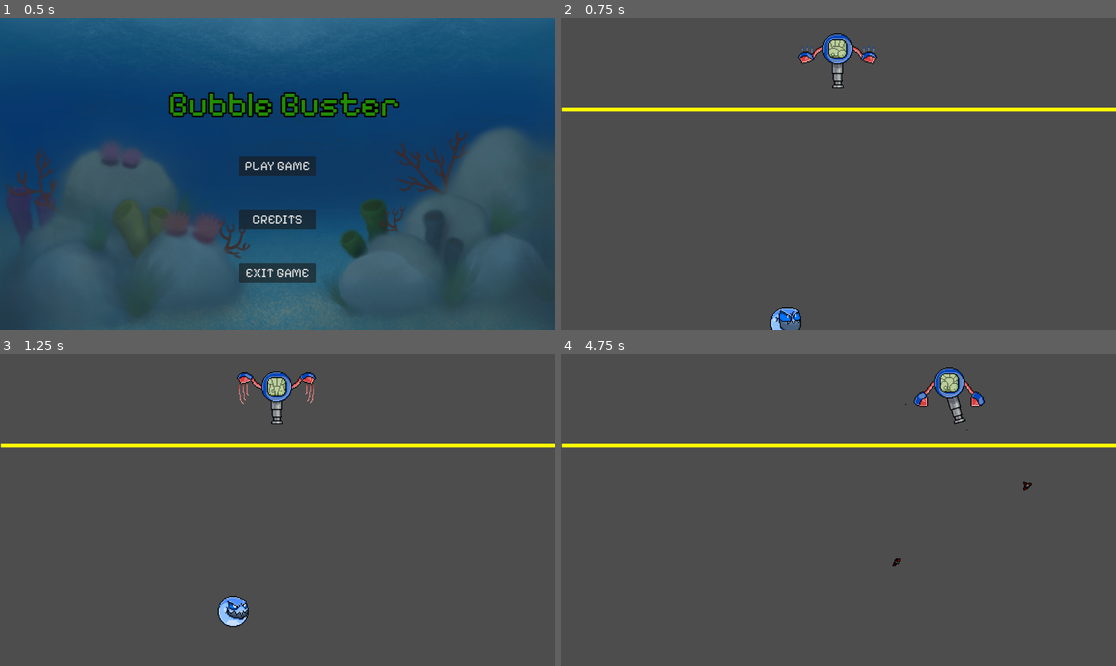
Above: before the commit, frames 1-4 (two rows, left to right).
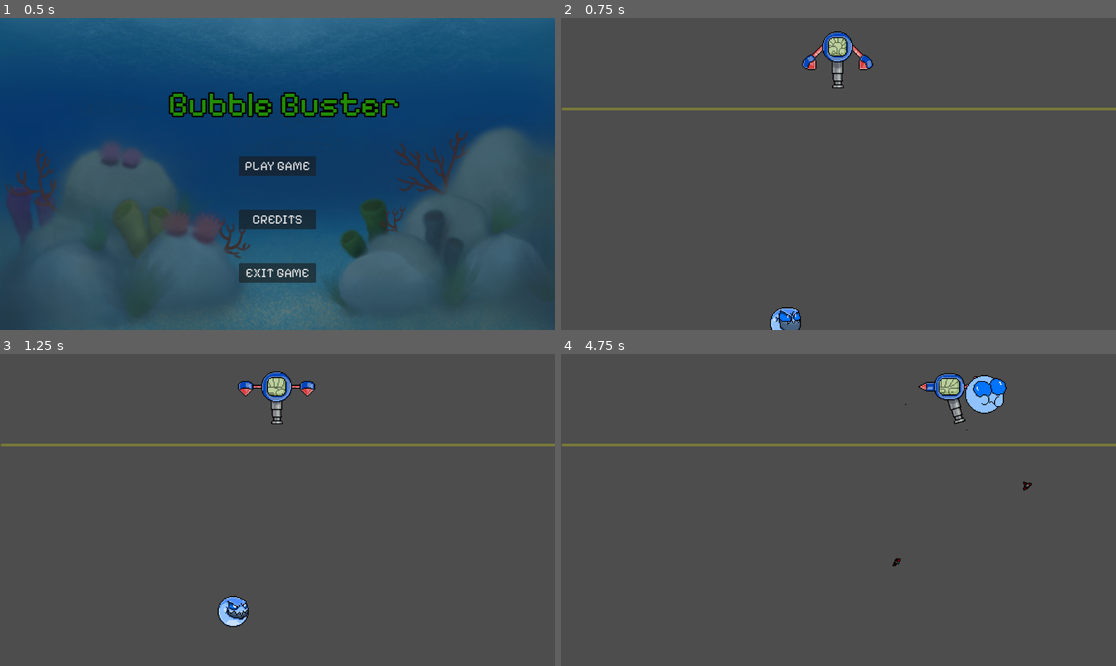
Above: after the commit, the same moments.

Repository: led-studio/bubblester
Game: Godot game, scene res://source/scenarios/main_menu.tscn
Same seed, same stepped clock (60 frames per second), same inputs: the game is played once before the commit and once after it.
Inputs (mouse positions are in pixels of both pictures, inside the frame that each line leads up to):
- Up to frame 1 (0.5 s): no input
- Up to frame 2 (0.75 s): click "PLAY GAME" at 0.5 s
- Up to frame 3 (1.25 s): no input
- Up to frame 4 (4.75 s): move the mouse to (960, 494) at 1.27 s; hold D (move_right) 1.28-2.03 s; click (960, 494) at 1.35 s; move the mouse to (727, 525) at 2.02 s; hold A (move_left) 2.03-2.78 s; click (727, 525) at 2.1 s; move the mouse to (894, 441) at 2.77 s; hold D (move_right) 2.78-4.28 s; click (894, 441) at 2.85 s; move the mouse to (810, 572) at 3.52 s; click (810, 572) at 3.6 s; move the mouse to (1005, 556) at 4.27 s; hold A (move_left) from 4.28 s (still down); click (1005, 556) at 4.35 s

Frame 1 is identical in both runs. In frame 2, 2.0% of the frame differs, in the area x 0-100%, y 4-31%; in frame 3, 1.9%; in frame 4, 2.6%.

Commit message:
animation overhaul

Diff:
--- a/source/objects/bubble.gd
+++ b/source/objects/bubble.gd
@@ -6,6 +6,7 @@
 var player_pos
 var target_pos
 var health = 1
+var isLive = true
 
 
 func _ready() -> void:
@@ -18,9 +19,15 @@
 	if position.distance_to(player_pos) > 3:
 		position += target_pos * speed * delta
 
-	if health <= 0:
+	if health <= 0 && isLive:
 		$AnimatedSprite2D.play("die")
-		queue_free()
+		$CollisionShape2D.disabled = true
+		$Timer.start()
+		isLive = false
 
 func _on_body_entered(body: Node2D) -> void:
 	health -= 1
+
+func _on_timer_timeout() -> void:
+	print("death")
+	queue_free()
--- a/source/objects/bubble.tscn
+++ b/source/objects/bubble.tscn
@@ -5,22 +5,6 @@
 
 [sub_resource type="CircleShape2D" id="CircleShape2D_dljg8"]
 radius = 20.025
-
-[sub_resource type="AtlasTexture" id="AtlasTexture_e3tqh"]
-atlas = ExtResource("2_7gbci")
-region = Rect2(0, 0, 64, 64)
-
-[sub_resource type="AtlasTexture" id="AtlasTexture_kwqbq"]
-atlas = ExtResource("2_7gbci")
-region = Rect2(64, 0, 64, 64)
-
-[sub_resource type="AtlasTexture" id="AtlasTexture_dn8f3"]
-atlas = ExtResource("2_7gbci")
-region = Rect2(128, 0, 64, 64)
-
-[sub_resource type="AtlasTexture" id="AtlasTexture_y0wnb"]
-atlas = ExtResource("2_7gbci")
-region = Rect2(192, 0, 64, 64)
 
 [sub_resource type="AtlasTexture" id="AtlasTexture_vttlm"]
 atlas = ExtResource("2_7gbci")
@@ -46,25 +30,24 @@
 atlas = ExtResource("2_7gbci")
 region = Rect2(320, 64, 64, 64)
 
+[sub_resource type="AtlasTexture" id="AtlasTexture_e3tqh"]
+atlas = ExtResource("2_7gbci")
+region = Rect2(0, 0, 64, 64)
+
+[sub_resource type="AtlasTexture" id="AtlasTexture_kwqbq"]
+atlas = ExtResource("2_7gbci")
+region = Rect2(64, 0, 64, 64)
+
+[sub_resource type="AtlasTexture" id="AtlasTexture_dn8f3"]
+atlas = ExtResource("2_7gbci")
+region = Rect2(128, 0, 64, 64)
+
+[sub_resource type="AtlasTexture" id="AtlasTexture_y0wnb"]
+atlas = ExtResource("2_7gbci")
+region = Rect2(192, 0, 64, 64)
+
 [sub_resource type="SpriteFrames" id="SpriteFrames_ac232"]
 animations = [{
-"frames": [{
-"duration": 1.0,
-"texture": SubResource("AtlasTexture_e3tqh")
-}, {
-"duration": 1.0,
-"texture": SubResource("AtlasTexture_kwqbq")
-}, {
-"duration": 1.0,
-"texture": SubResource("AtlasTexture_dn8f3")
-}, {
-"duration": 1.0,
-"texture": SubResource("AtlasTexture_y0wnb")
-}],
-"loop": true,
-"name": &"default",
-"speed": 12.0
-}, {
 "frames": [{
 "duration": 1.0,
 "texture": SubResource("AtlasTexture_vttlm")
@@ -84,8 +67,25 @@
 "duration": 1.0,
 "texture": SubResource("AtlasTexture_mpt0a")
 }],
+"loop": false,
+"name": &"die",
+"speed": 12.0
+}, {
+"frames": [{
+"duration": 1.0,
+"texture": SubResource("AtlasTexture_e3tqh")
+}, {
+"duration": 1.0,
+"texture": SubResource("AtlasTexture_kwqbq")
+}, {
+"duration": 1.0,
+"texture": SubResource("AtlasTexture_dn8f3")
+}, {
+"duration": 1.0,
+"texture": SubResource("AtlasTexture_y0wnb")
+}],
 "loop": true,
-"name": &"die",
+"name": &"idle",
 "speed": 12.0
 }]
 
@@ -99,6 +99,12 @@
 
 [node name="AnimatedSprite2D" type="AnimatedSprite2D" parent="."]
 sprite_frames = SubResource("SpriteFrames_ac232")
-autoplay = "default"
+animation = &"die"
+autoplay = "idle"
+
+[node name="Timer" type="Timer" parent="."]
+wait_time = 0.5
+one_shot = true
 
 [connection signal="body_entered" from="." to="." method="_on_body_entered"]
+[connection signal="timeout" from="Timer" to="." method="_on_timer_timeout"]
--- a/source/objects/player.gd
+++ b/source/objects/player.gd
@@ -32,9 +32,10 @@
 		$AnimatedSprite2D.flip_h = true
 
 	if direction != 0:
-		$AnimatedSprite2D.play("idle")
+		$AnimationPlayer.play("change_direction")
+		$AnimationPlayer.queue("move")
 	else:
-		$AnimatedSprite2D.play("idle")
+		$AnimationPlayer.play("idle")
 
 func fire():
 	var bullet = bullet_path.instantiate()
--- a/source/objects/player.tscn
+++ b/source/objects/player.tscn
@@ -98,10 +98,6 @@
 atlas = ExtResource("3_uxnkf")
 region = Rect2(384, 256, 128, 128)
 
-[sub_resource type="AtlasTexture" id="AtlasTexture_8rp5r"]
-atlas = ExtResource("3_uxnkf")
-region = Rect2(0, 0, 128, 128)
-
 [sub_resource type="AtlasTexture" id="AtlasTexture_n6xkp"]
 atlas = ExtResource("3_uxnkf")
 region = Rect2(0, 0, 128, 128)
@@ -157,14 +153,6 @@
 "loop": false,
 "name": &"change",
 "speed": 12.0
-}, {
-"frames": [{
-"duration": 1.0,
-"texture": SubResource("AtlasTexture_8rp5r")
-}],
-"loop": true,
-"name": &"default",
-"speed": 5.0
 }, {
 "frames": [{
 "duration": 1.0,
@@ -209,6 +197,127 @@
 
 [sub_resource type="RectangleShape2D" id="RectangleShape2D_l8x41"]
 size = Vector2(77, 4)
+
+[sub_resource type="Animation" id="Animation_gkl2m"]
+resource_name = "move"
+length = 0.4
+loop_mode = 1
+tracks/0/type = "value"
+tracks/0/imported = false
+tracks/0/enabled = true
+tracks/0/path = NodePath("AnimatedSprite2D:animation")
+tracks/0/interp = 1
+tracks/0/loop_wrap = true
+tracks/0/keys = {
+"times": PackedFloat32Array(0),
+"transitions": PackedFloat32Array(1),
+"update": 1,
+"values": [&"move"]
+}
+tracks/1/type = "value"
+tracks/1/imported = false
+tracks/1/enabled = true
+tracks/1/path = NodePath("AnimatedSprite2D:frame")
+tracks/1/interp = 1
+tracks/1/loop_wrap = true
+tracks/1/keys = {
+"times": PackedFloat32Array(0, 0.1, 0.2, 0.3),
+"transitions": PackedFloat32Array(1, 1, 1, 1),
+"update": 1,
+"values": [0, 1, 2, 3]
+}
+
+[sub_resource type="Animation" id="Animation_mq0xd"]
+length = 0.001
+tracks/0/type = "value"
+tracks/0/imported = false
+tracks/0/enabled = true
+tracks/0/path = NodePath("AnimatedSprite2D:animation")
+tracks/0/interp = 1
+tracks/0/loop_wrap = true
+tracks/0/keys = {
+"times": PackedFloat32Array(0),
+"transitions": PackedFloat32Array(1),
+"update": 1,
+"values": [&"move"]
+}
+tracks/1/type = "value"
+tracks/1/imported = false
+tracks/1/enabled = true
+tracks/1/path = NodePath("AnimatedSprite2D:frame")
+tracks/1/interp = 1
+tracks/1/loop_wrap = true
+tracks/1/keys = {
+"times": PackedFloat32Array(0),
+"transitions": PackedFloat32Array(1),
+"update": 1,
+"values": [0]
+}
+
+[sub_resource type="Animation" id="Animation_2vggw"]
+resource_name = "change_direction"
+length = 0.3
+tracks/0/type = "value"
+tracks/0/imported = false
+tracks/0/enabled = true
+tracks/0/path = NodePath("AnimatedSprite2D:animation")
+tracks/0/interp = 1
+tracks/0/loop_wrap = true
+tracks/0/keys = {
+"times": PackedFloat32Array(0),
+"transitions": PackedFloat32Array(1),
+"update": 1,
+"values": [&"change"]
+}
+tracks/1/type = "value"
+tracks/1/imported = false
+tracks/1/enabled = true
+tracks/1/path = NodePath("AnimatedSprite2D:frame")
+tracks/1/interp = 1
+tracks/1/loop_wrap = true
+tracks/1/keys = {
+"times": PackedFloat32Array(0, 0.1, 0.2),
+"transitions": PackedFloat32Array(1, 1, 1),
+"update": 1,
+"values": [0, 1, 2]
+}
+
+[sub_resource type="Animation" id="Animation_6oubm"]
+resource_name = "idle"
+length = 0.6
+loop_mode = 1
+tracks/0/type = "value"
+tracks/0/imported = false
+tracks/0/enabled = true
+tracks/0/path = NodePath("AnimatedSprite2D:animation")
+tracks/0/interp = 1
+tracks/0/loop_wrap = true
+tracks/0/keys = {
+"times": PackedFloat32Array(0),
+"transitions": PackedFloat32Array(1),
+"update": 1,
+"values": [&"idle"]
+}
+tracks/1/type = "value"
+tracks/1/imported = false
+tracks/1/enabled = true
+tracks/1/path = NodePath("AnimatedSprite2D:frame")
+tracks/1/interp = 1
+tracks/1/loop_wrap = true
+tracks/1/keys = {
+"times": PackedFloat32Array(0, 0.1, 0.2, 0.3, 0.4, 0.5),
+"transitions": PackedFloat32Array(1, 1, 1, 1, 1, 1),
+"update": 1,
+"values": [0, 1, 2, 3, 4, 5]
+}
+
+[sub_resource type="AnimationLibrary" id="AnimationLibrary_pw6qk"]
+_data = {
+"RESET": SubResource("Animation_mq0xd"),
+"change_direction": SubResource("Animation_2vggw"),
+"idle": SubResource("Animation_6oubm"),
+"move": SubResource("Animation_gkl2m")
+}
 
 [node name="Player" type="CharacterBody2D"]
 collision_layer = 2
@@ -234,8 +343,14 @@
 
 [node name="AnimatedSprite2D" type="AnimatedSprite2D" parent="."]
 sprite_frames = SubResource("SpriteFrames_85743")
-animation = &"idle"
+animation = &"move"
 
 [node name="Hitbox" type="CollisionShape2D" parent="."]
 position = Vector2(-0.5, 0)
 shape = SubResource("RectangleShape2D_l8x41")
+
+[node name="AnimationPlayer" type="AnimationPlayer" parent="."]
+libraries = {
+"": SubResource("AnimationLibrary_pw6qk")
+}
+autoplay = "idle"
--- a/source/scenarios/game.tscn
+++ b/source/scenarios/game.tscn
@@ -36,5 +36,5 @@
 offset_left = 1.0
 offset_top = 93.0
 offset_right = 584.0
-offset_bottom = 97.0
-color = Color(1, 1, 0, 1)
+offset_bottom = 96.0
+color = Color(1, 1, 0, 0.239216)
Not shown: 1 places in source/objects/player.tscn that only renumber resources
